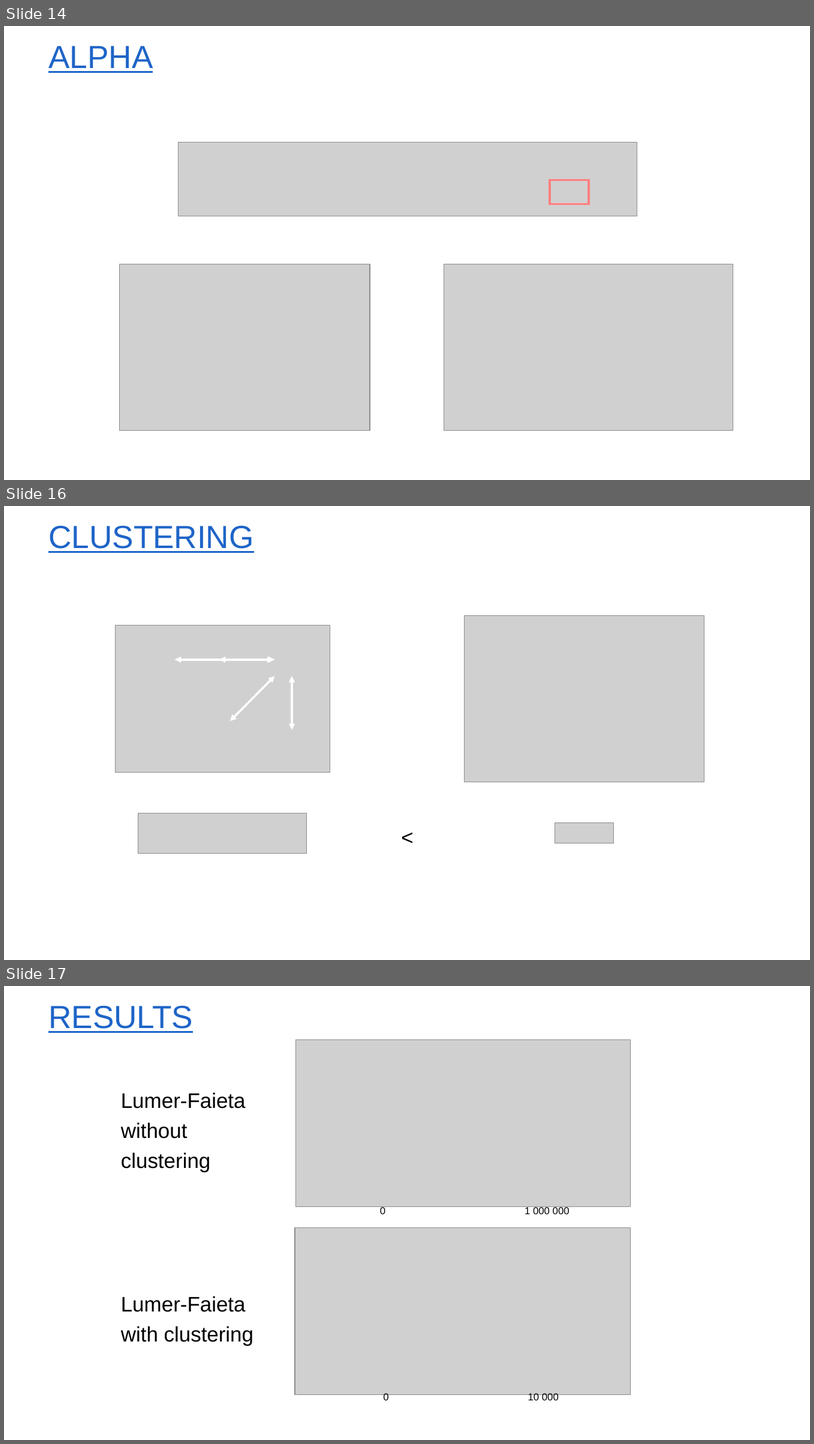
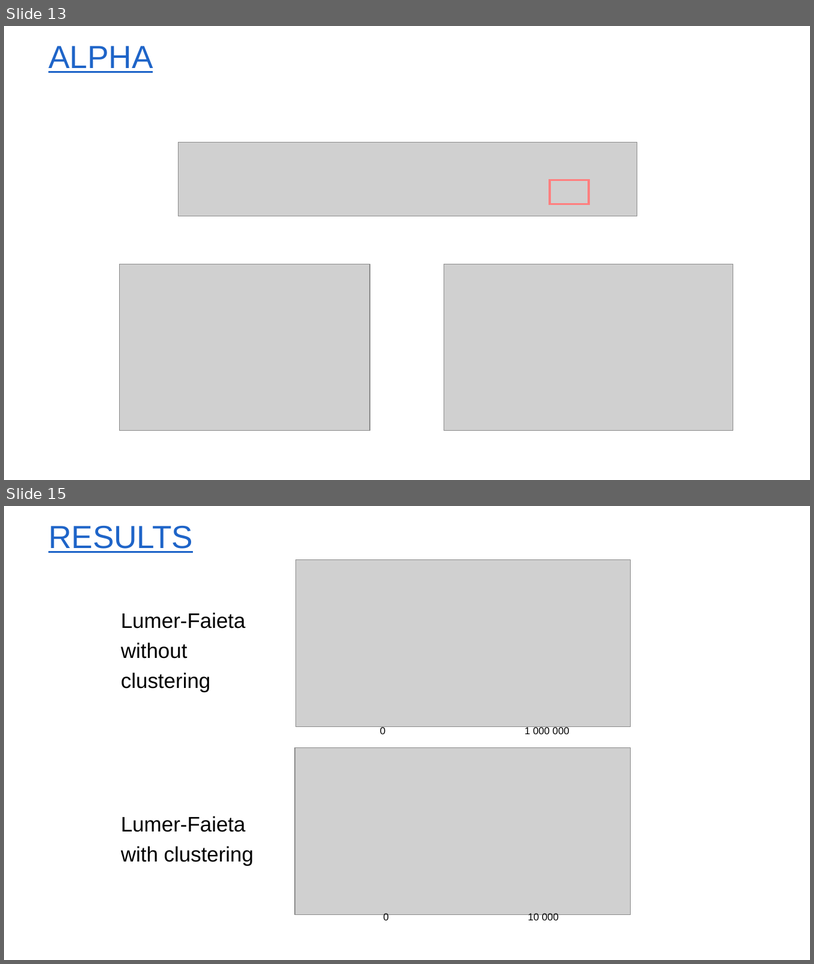
Before and after one commit to yvlaere/ant_sorting, a slide deck: Spatio-temporele modellen.pptx. Shown one above the other, each under a label of ours: slides 14, 16 and 17 before the commit, slides 13 and 15 after it; the slides between them are not shown. The pictures are 814x1444 and 814x964 pixels, drawn with LibreOffice and Linux fonts; fonts in the diff are those of the drawing; grey boxes stand for pictures; background and template pictures are left out. Boxes give left, top, right and bottom in pixels: in the first picture for what was removed or moved away, otherwise in the second. Text is boxed around its words. In the diff, an @@ line names an element or a change of style, - is before the commit and + after.

```diff
--- a/Spatio-temporele modellen.pptx
+++ b/Spatio-temporele modellen.pptx
@@ slide 16 removed at (4,506,810,960), background #FFFFFF @@
@@ title removed at (48,526,254,553) @@
-CLUSTERING
@@ picture removed at (464,615,705,782) @@
@@ group removed at (116,625,330,772): 4 double arrows, 1 picture @@
@@ picture removed at (138,813,307,853) @@
@@ text removed at (395,816,420,850) @@
-<
@@ picture removed at (555,822,614,843) @@
@@ what was slide 14 is now slide 13 @@
@@ what was slide 17 is now slide 15 @@
```
Also in this commit, not shown: 3 slides changed, 1 other slide removed.
